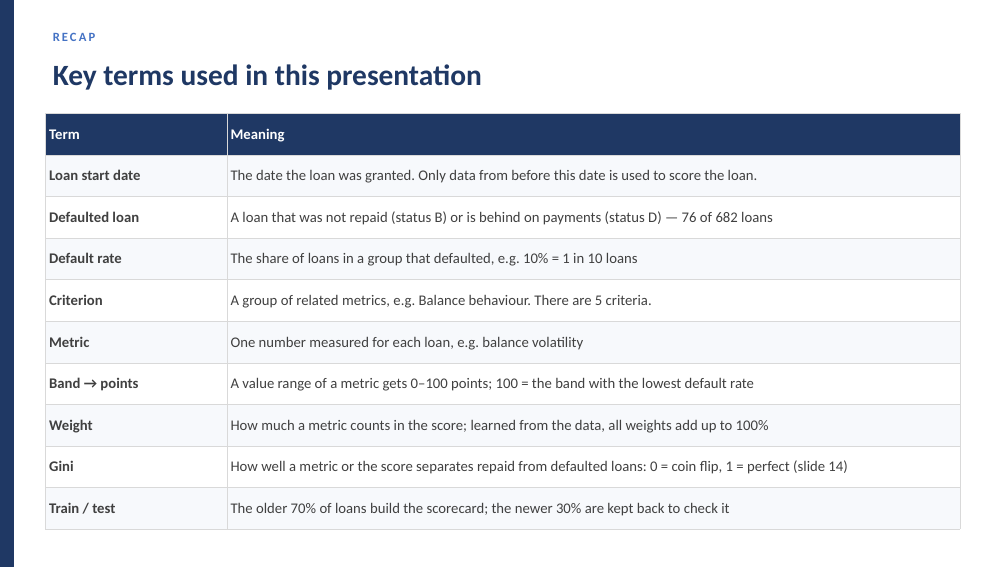
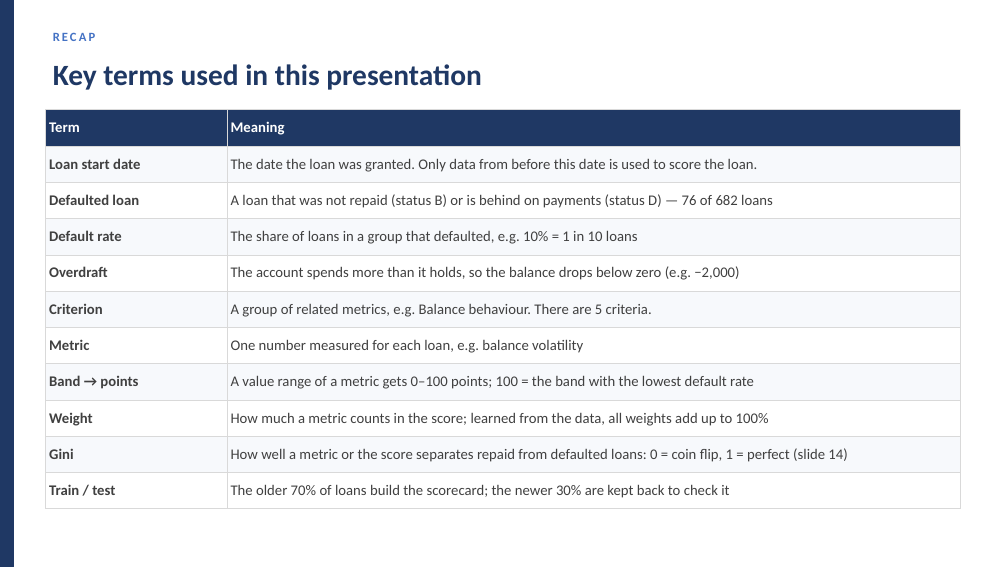
Before and after one commit to huotrithy/da-assignment-risk-scoring, a slide deck: slide 6 of docs/Final_Presentation.pptx. Drawn at 1008x567 pixels with LibreOffice and Linux fonts; fonts in the diff are those of the drawing. Boxes give left, top, right and bottom in pixels: in the first picture for what was removed or moved away, otherwise in the second. Text is boxed around its words. In the diff, an @@ line names an element or a change of style, - is before the commit and + after.

```diff
--- a/docs/Final_Presentation.pptx
+++ b/docs/Final_Presentation.pptx
@@ table at (45, 110, 960, 502) @@
+row 5: Overdraft | The account spends more than it holds, so the balance drops below zero (e.g. −2,000)
```
Also in this commit, not shown: 8 other slides changed, 4 other files.
